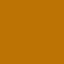
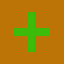
Before/after of a (64, 64) layered artwork. What changed in the layer stack:
added layer "health" above "earth" over [13, 12, 50, 52]
hid "earth" over [13, 12, 50, 52]
